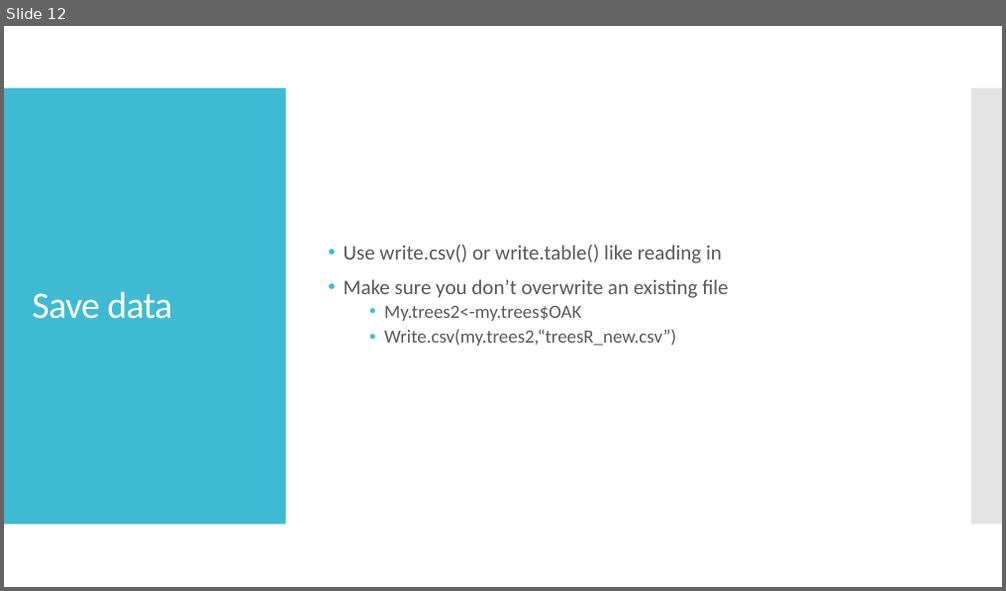
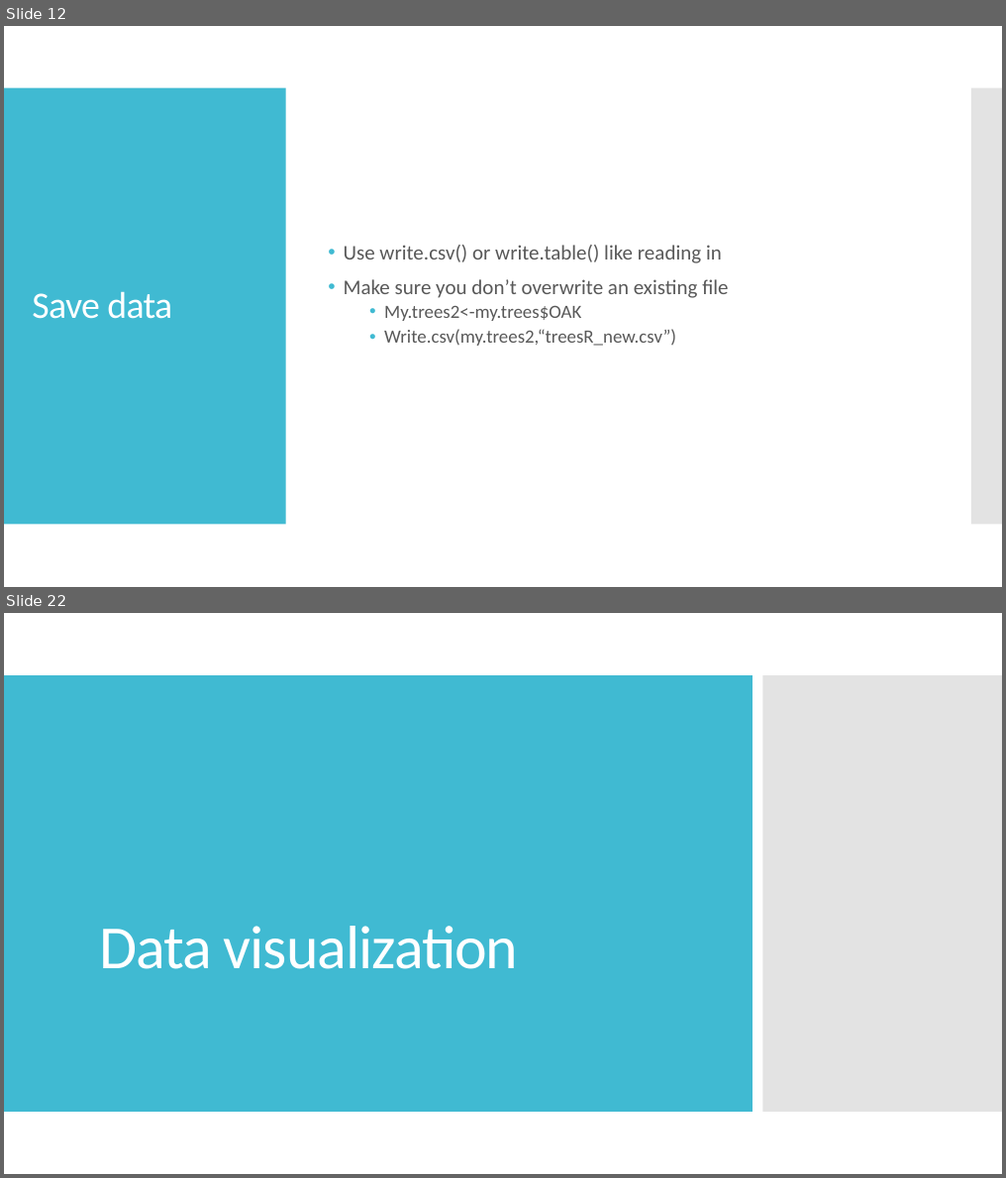
Before and after one commit to jyanglab/labworkshop, a slide deck: largedata/Zhikai_R_05_24.pptx. Shown one above the other, each under a label of ours: slide 12 before the commit, slides 12 and 22 after it; the slides between them are not shown. The pictures are 1006x591 and 1006x1178 pixels, drawn with LibreOffice and Linux fonts; fonts in the diff are those of the drawing. Boxes give left, top, right and bottom in pixels: in the first picture for what was removed or moved away, otherwise in the second. Text is boxed around its words. In the diff, an @@ line names an element or a change of style, - is before the commit and + after.

```diff
--- a/largedata/Zhikai_R_05_24.pptx
+++ b/largedata/Zhikai_R_05_24.pptx
@@ slide 22 added at (4, 613, 1002, 1174), background #FFFFFF @@
@@ rectangle added at (4, 675, 752, 1112), fill #40BAD2 @@
@@ rectangle added at (763, 675, 1002, 1112), fill #C8C8C8 at 50% opacity @@
@@ title added at (99, 926, 518, 969), 59 pt, text #FFFFFF @@
+Data visualization
```
Also in this commit, not shown: 36 other slides added, 2 other files.
